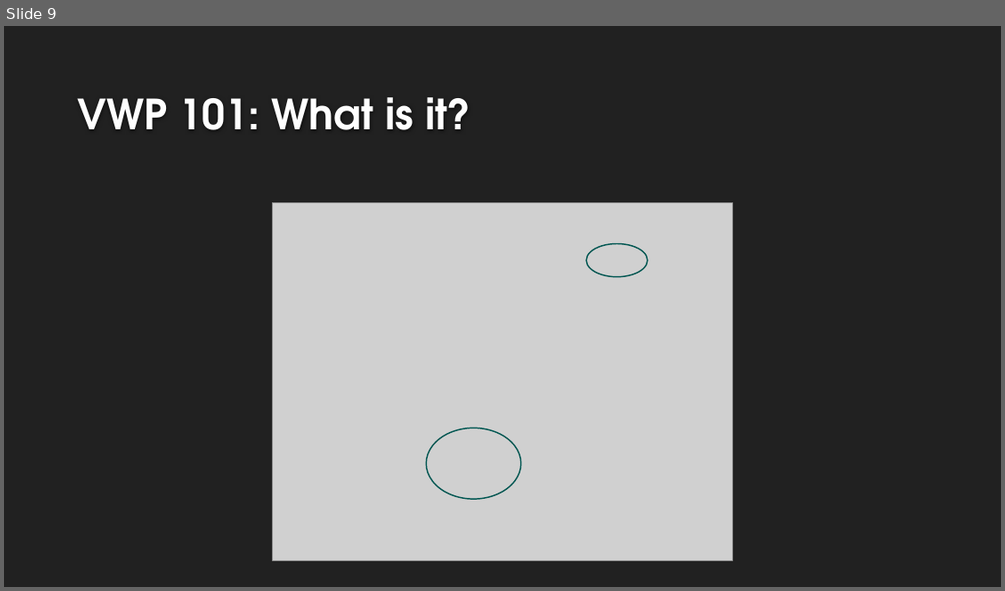
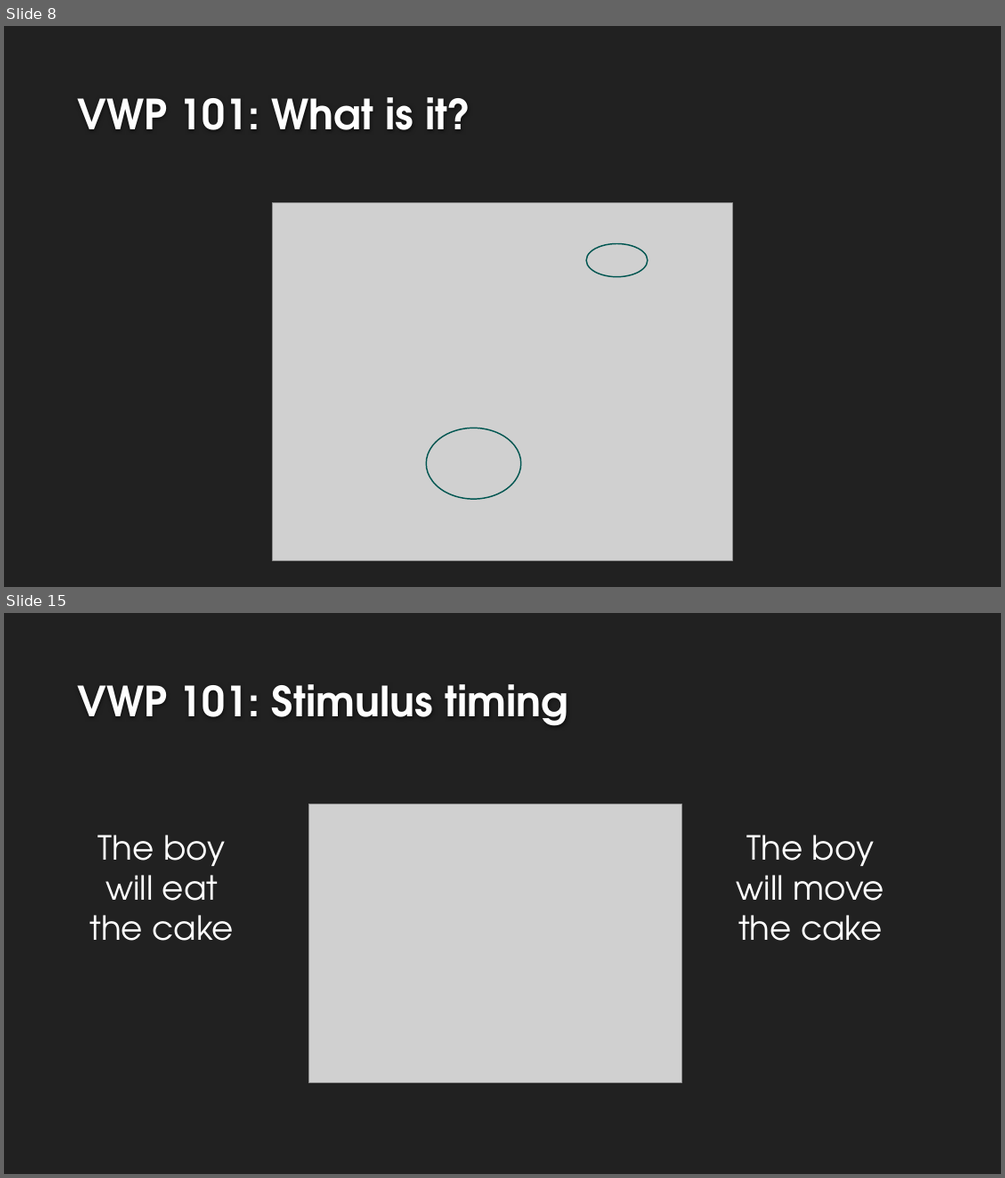
Before and after one commit to allisoct/ETLR23-24, a slide deck: slides/Day3.pptx. Shown one above the other, each under a label of ours: slide 9 before the commit, slides 8 and 15 after it; the slides between them are not shown. The pictures are 1005x591 and 1005x1178 pixels, drawn with LibreOffice and Linux fonts; fonts in the diff are those of the drawing; grey boxes stand for pictures; background and template pictures are left out. Boxes give left, top, right and bottom in pixels: in the first picture for what was removed or moved away, otherwise in the second. Text is boxed around its words. In the diff, an @@ line names an element or a change of style, - is before the commit and + after.

```diff
--- a/slides/Day3.pptx
+++ b/slides/Day3.pptx
@@ slide 15 added at (4,613,1001,1174), background #212121 @@
@@ title added at (78,684,568,726), 40 pt, text #FEFEFE, bold @@
+VWP 101: Stimulus timing
@@ picture added at (309,804,682,1083) @@
@@ text added at (89,835,234,941), 32 pt, text #FFFFFF @@
+The boy will eat the cake
@@ text added at (736,835,884,941), 32 pt, text #FFFFFF @@
+The boy will move the cake
@@ what was slide 9 is now slide 8 @@
```
Also in this commit, not shown: 2 slides changed, 6 other slides added, 1 slide removed.
